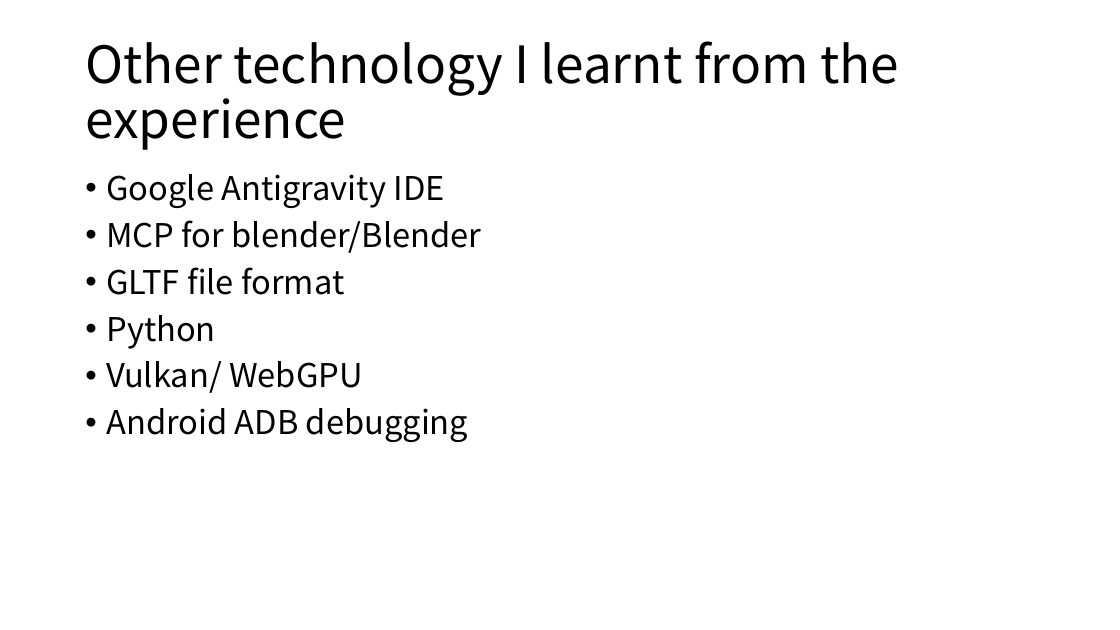
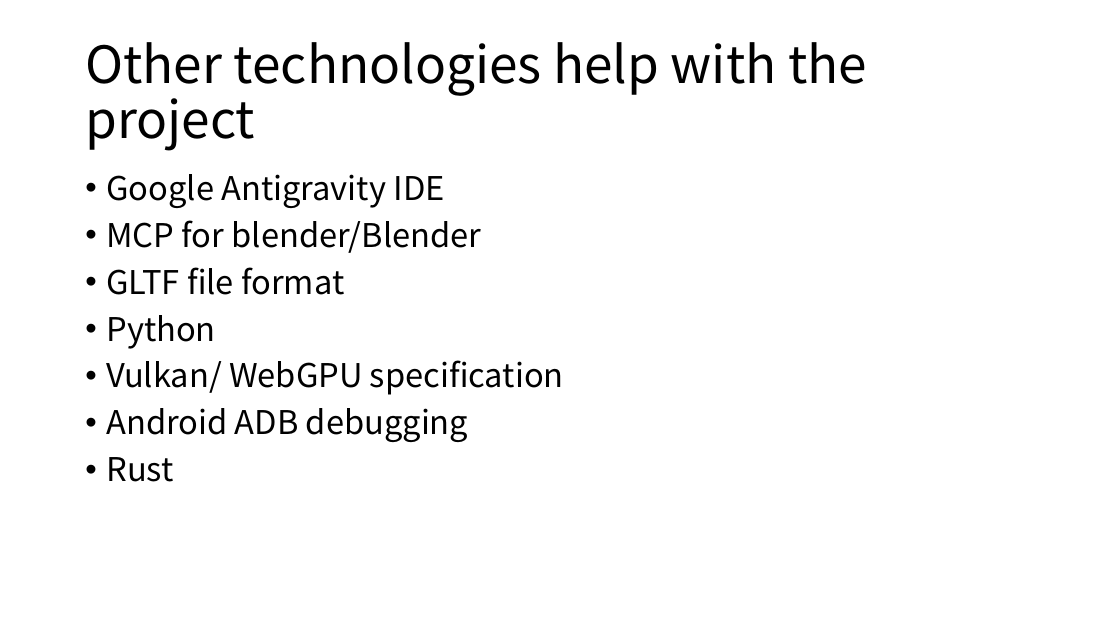
Before and after one commit to boycececil666gmailcom/webgpu-renderer, a slide deck: slide 7 of WebGPU Renderer.pptx. Drawn at 1120x630 pixels with LibreOffice and Linux fonts; fonts in the diff are those of the drawing. Boxes give left, top, right and bottom in pixels: in the first picture for what was removed or moved away, otherwise in the second. Text is boxed around its words. In the diff, an @@ line names an element or a change of style, - is before the commit and + after.

```diff
--- a/WebGPU Renderer.pptx
+++ b/WebGPU Renderer.pptx
@@ title at [85,42,867,151]: text changed @@
-Other technology I learnt from the experience
+Other technologies help with the project
@@ text at [106,360,564,395]: text changed @@
-• Vulkan/ WebGPU
+• Vulkan/ WebGPU specification
@@ text at [106,457,173,482]: paragraph added @@
+• Rust
```
Also in this commit, not shown: 5 other files.
